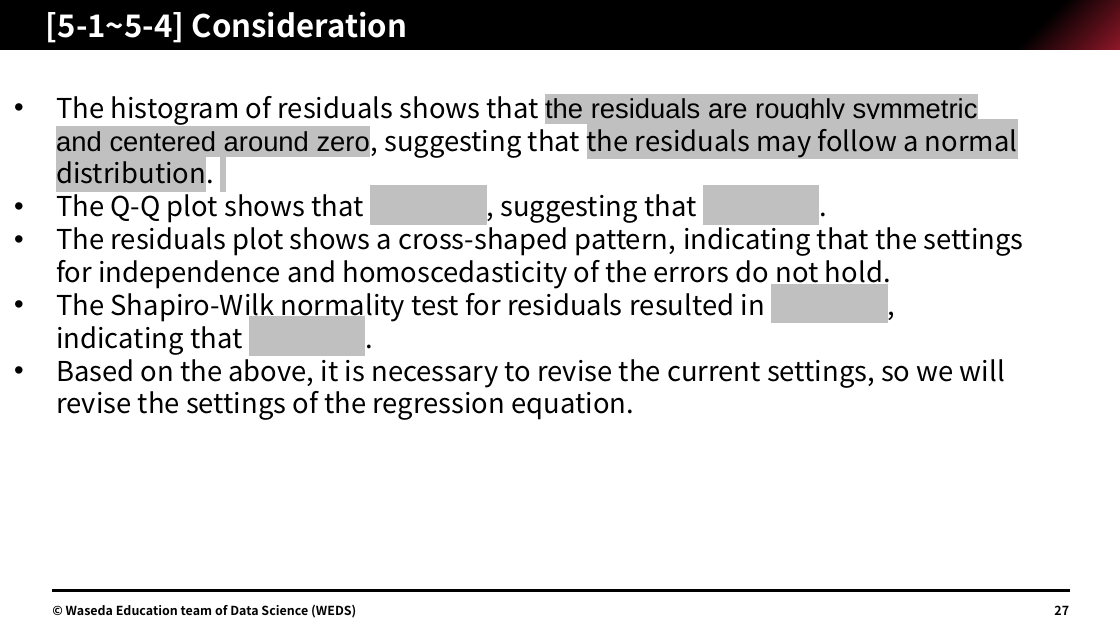
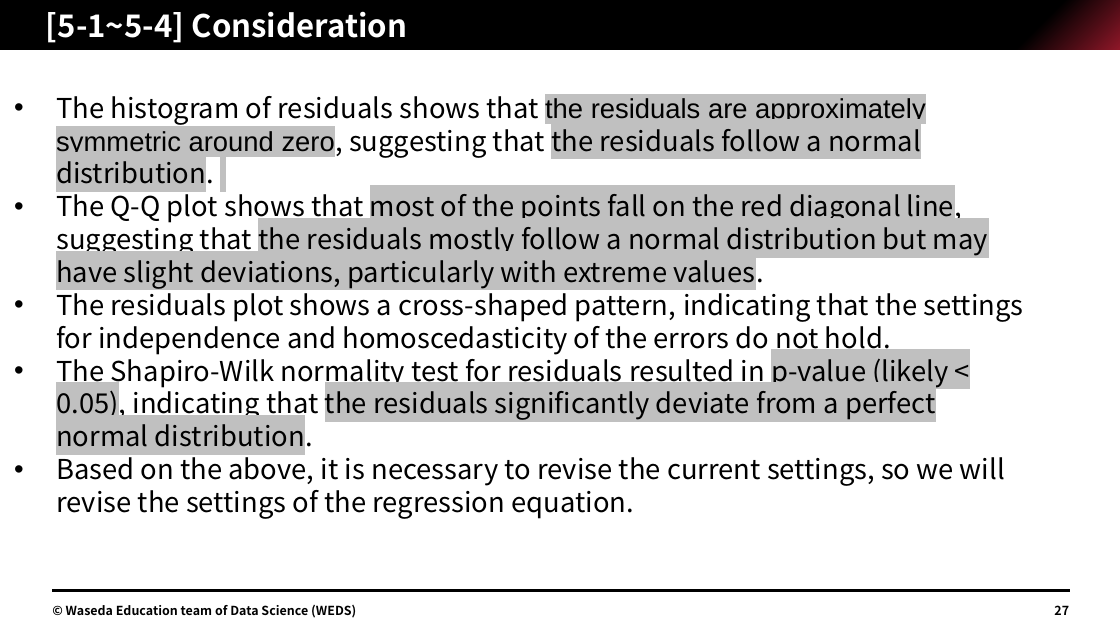
Before and after one commit to Jimin-Park0901/Data-Science, a slide deck: slide 27 of Store_Sale/assignment/1W22CF16.pptx. Drawn at 1120x630 pixels with LibreOffice and Linux fonts; fonts in the diff are those of the drawing. Boxes give left, top, right and bottom in pixels: in the first picture for what was removed or moved away, otherwise in the second. Text is boxed around its words. In the diff, an @@ line names an element or a change of style, - is before the commit and + after.

```diff
--- a/Store_Sale/assignment/1W22CF16.pptx
+++ b/Store_Sale/assignment/1W22CF16.pptx
@@ text at (56,96,988,290): text changed @@
-• The histogram of residuals shows that the residuals are roughly symmetric and centered around zero, suggesting that the residuals may follow a normal distribution.
-• The Q-Q plot shows that , suggesting that .
+• The histogram of residuals shows that the residuals are approximately symmetric around zero, suggesting that the residuals follow a normal distribution.
+• The Q-Q plot shows that most of the points fall on the red diagonal line, suggesting that the residuals mostly follow a normal distribution but may have slight deviations, particularly with extreme values.
@@ text at (56,353,948,454): text changed @@
-• The Shapiro-Wilk normality test for residuals resulted in , indicating that .
+• The Shapiro-Wilk normality test for residuals resulted in p-value (likely < 0.05), indicating that the residuals significantly deviate from a perfect normal distribution.
```
Also in this commit, not shown: 1 other slide changed.
